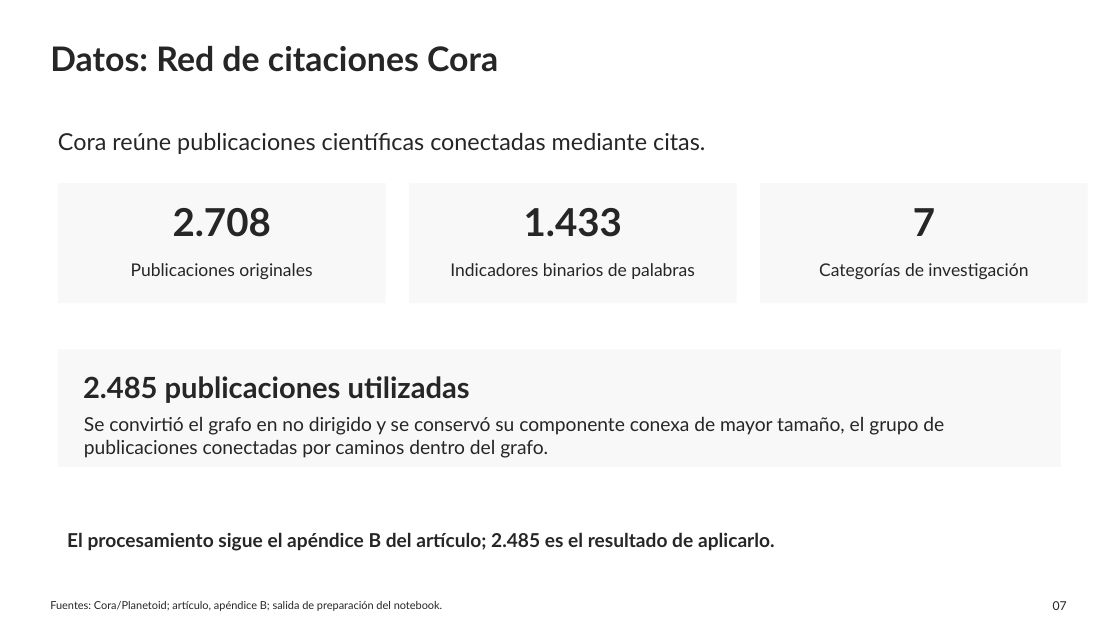
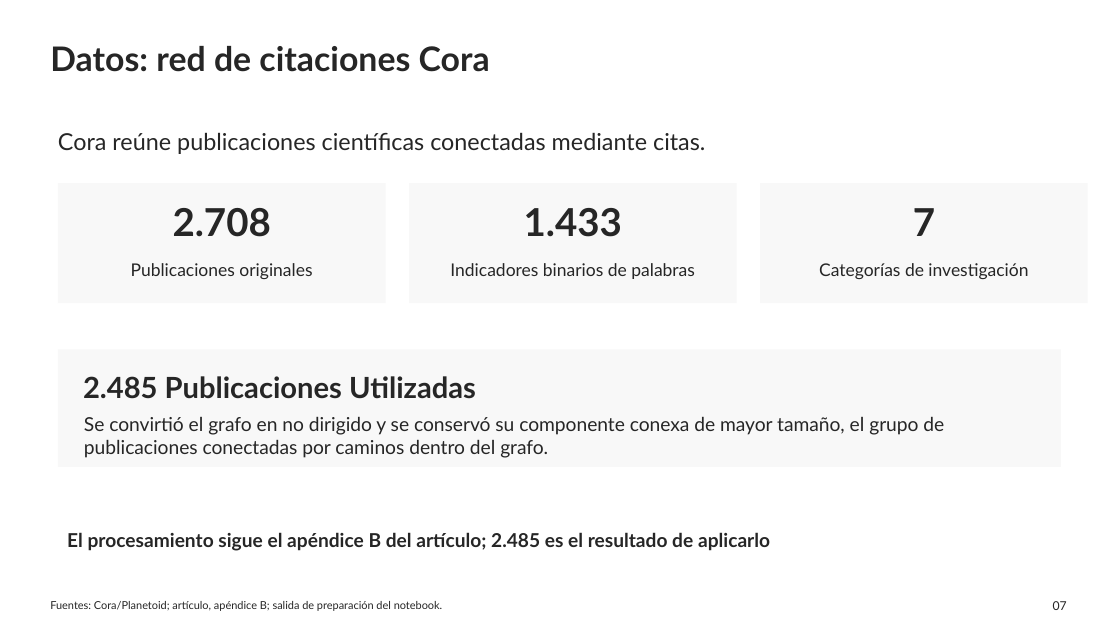
Before and after one commit to WeimarArenas/Proyecto-Grafos, a slide deck: slide 7 of Presentacion_Backward_Oversmoothing.pptx. Drawn at 1120x630 pixels with LibreOffice and Linux fonts; fonts in the diff are those of the drawing. Boxes give left, top, right and bottom in pixels: in the first picture for what was removed or moved away, otherwise in the second. Text is boxed around its words. In the diff, an @@ line names an element or a change of style, - is before the commit and + after.

```diff
--- a/Presentacion_Backward_Oversmoothing.pptx
+++ b/Presentacion_Backward_Oversmoothing.pptx
@@ text at [50, 46, 490, 72]: text changed @@
-Datos: Red de citaciones Cora
+Datos: red de citaciones Cora
@@ text at [83, 376, 476, 399]: text changed @@
-2.485 publicaciones utilizadas
+2.485 Publicaciones Utilizadas
@@ text at [67, 532, 770, 551]: text changed @@
-El procesamiento sigue el apéndice B del artículo; 2.485 es el resultado de aplicarlo.
+El procesamiento sigue el apéndice B del artículo; 2.485 es el resultado de aplicarlo
```
Also in this commit, not shown: 6 other slides changed.
